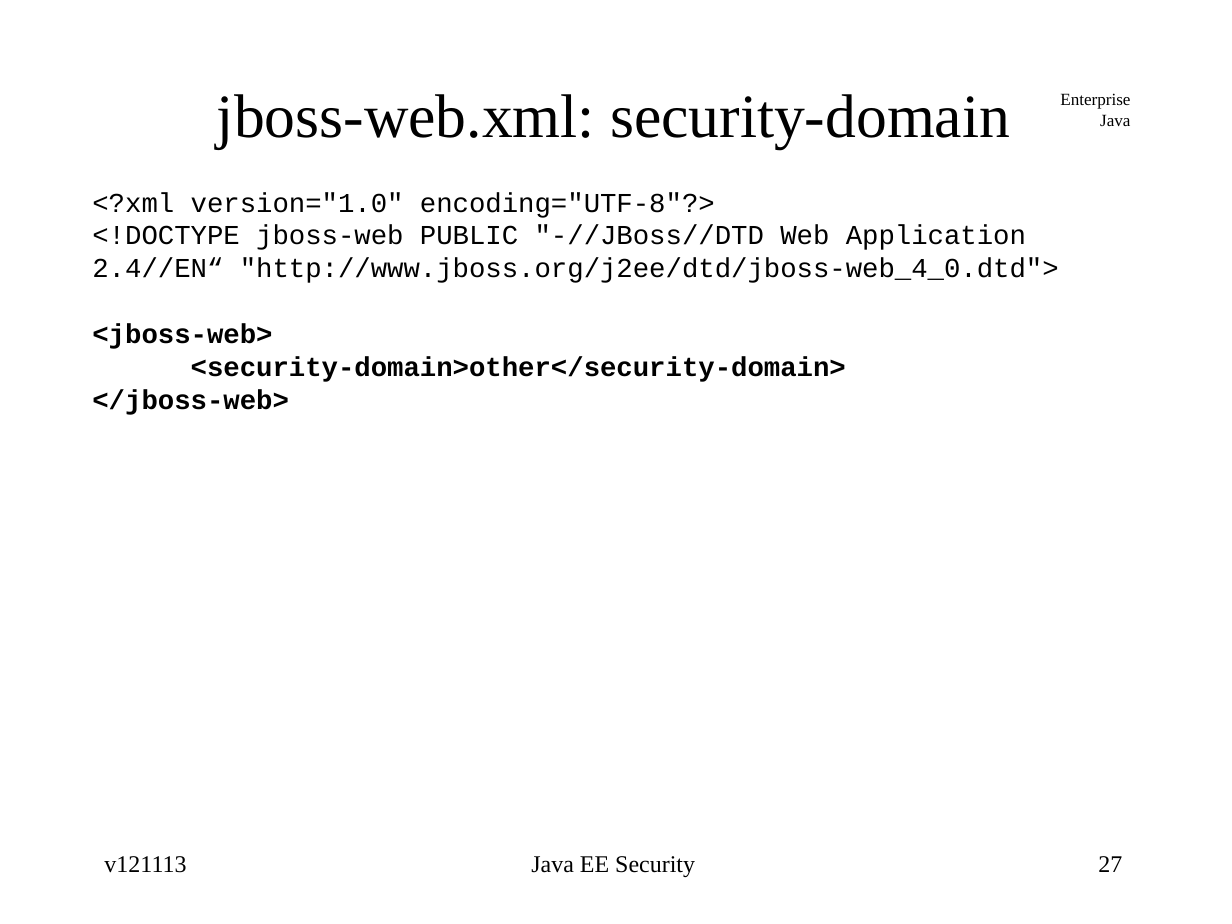
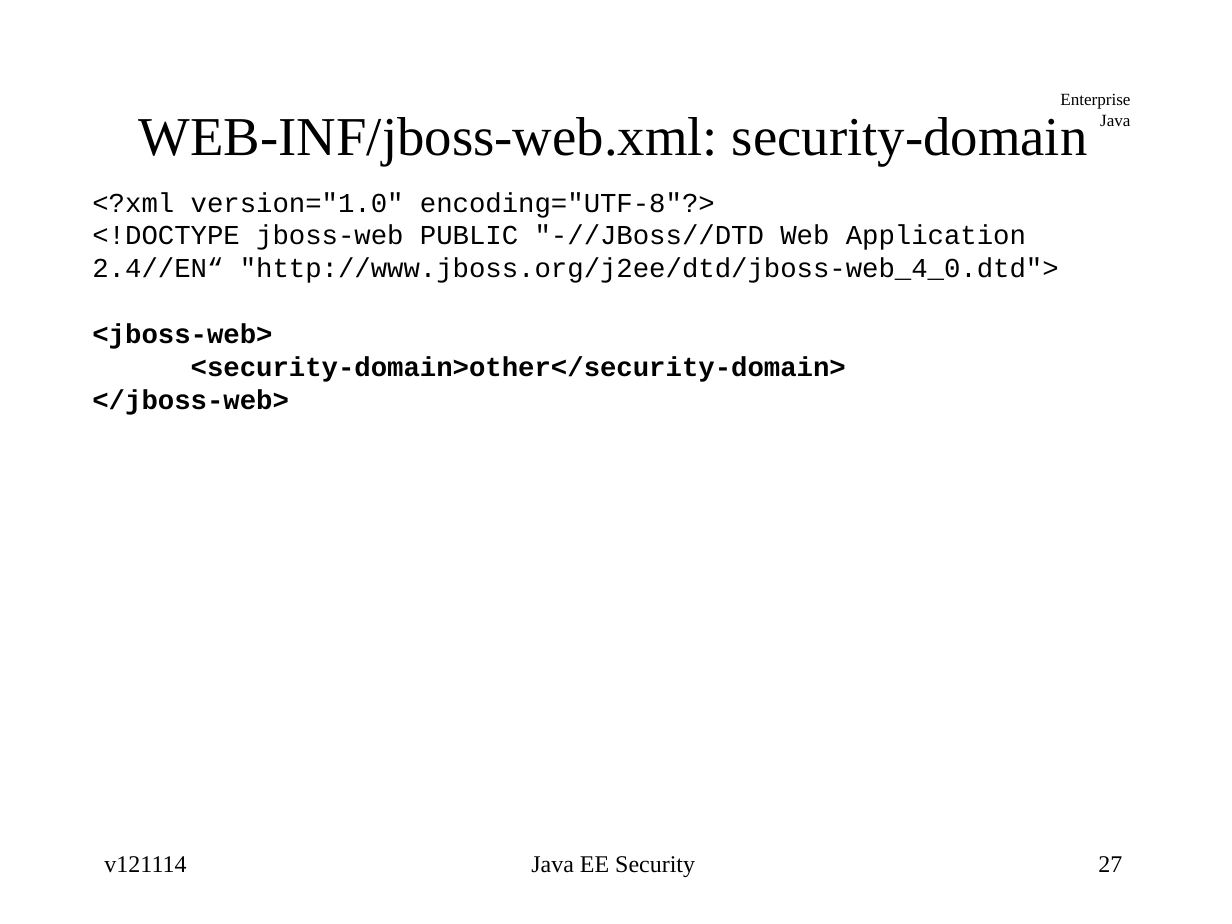
Before and after one commit to jcstaff/ejava-javaee, a slide deck: slide 27 of securePing/src/site/resources/lectures/javaeeSecurity.ppt. Drawn at 1232x924 pixels with LibreOffice and Linux fonts; fonts in the diff are those of the drawing. Boxes give left, top, right and bottom in pixels: in the first picture for what was removed or moved away, otherwise in the second. Text is boxed around its words. In the diff, an @@ line names an element or a change of style, - is before the commit and + after.

```diff
--- a/securePing/src/site/resources/lectures/javaeeSecurity.ppt
+++ b/securePing/src/site/resources/lectures/javaeeSecurity.ppt
@@ title at bbox=[139, 117, 1088, 166]: text changed; size 36 to 32 pt @@
-jboss-web.xml: security-domain
+WEB-INF/jboss-web.xml: security-domain
@@ text at bbox=[104, 856, 186, 873]: text changed @@
-v121113
+v121114
```
Also in this commit, not shown: 38 other slides changed.
